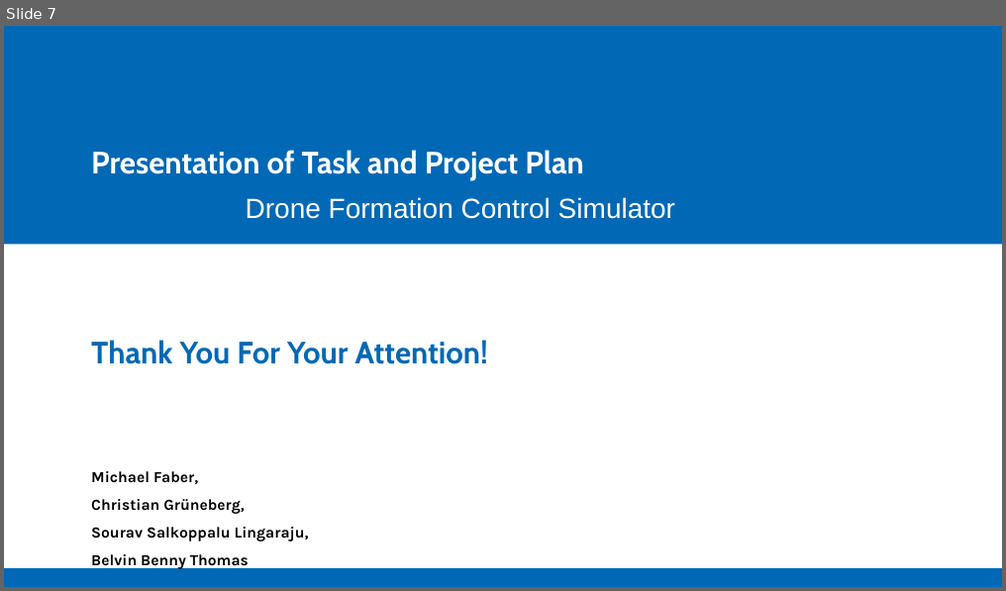
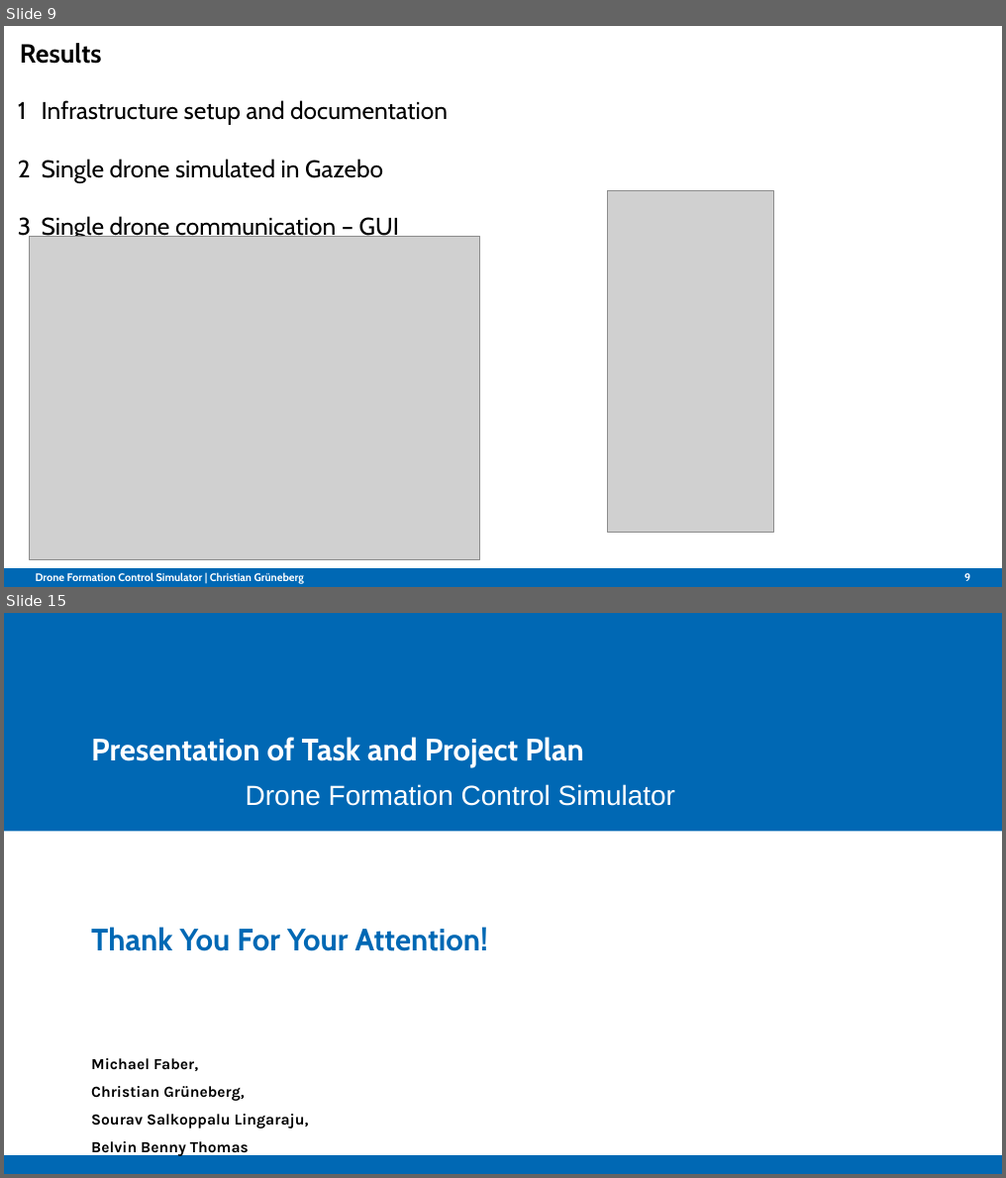
Before and after one commit to Belvin7/Drone_Project_personal-, a slide deck: AMS_Intermediate_Presentation.odp. Shown one above the other, each under a label of ours: slide 7 before the commit, slides 9 and 15 after it; the slides between them are not shown. The pictures are 1006x591 and 1006x1178 pixels, drawn with LibreOffice and Linux fonts; fonts in the diff are those of the drawing; grey boxes stand for pictures; background and template pictures are left out. Boxes give left, top, right and bottom in pixels: in the first picture for what was removed or moved away, otherwise in the second. Text is boxed around its words. In the diff, an @@ line names an element or a change of style, - is before the commit and + after.

```diff
--- a/AMS_Intermediate_Presentation.odp
+++ b/AMS_Intermediate_Presentation.odp
@@ slide 9 added at (4, 26, 1002, 587), background #FFFFFF; not listed: 1 template element that a slide beside it also shows @@
@@ title added at (20, 43, 102, 64), 18.9 pt, text #000000, bold @@
+Results
@@ text added at (42, 100, 448, 241), 17.5 pt, text #000000 @@
+1 Infrastructure setup and documentation
+2 Single drone simulated in Gazebo
+3 Single drone communication – GUI
@@ picture added at (607, 190, 772, 532) @@
@@ picture added at (29, 237, 480, 561) @@
@@ text added at (36, 572, 304, 584), 7.9 pt, text #FFFFFF, bold @@
+Drone Formation Control Simulator | Christian Grüneberg
@@ page number added at (964, 573, 970, 581), 7.9 pt, text #FFFFFF, bold @@
+9
@@ what was slide 7 is now slide 15 @@
```
Also in this commit, not shown: 2 slides changed, 11 other slides added, 4 slides removed.
